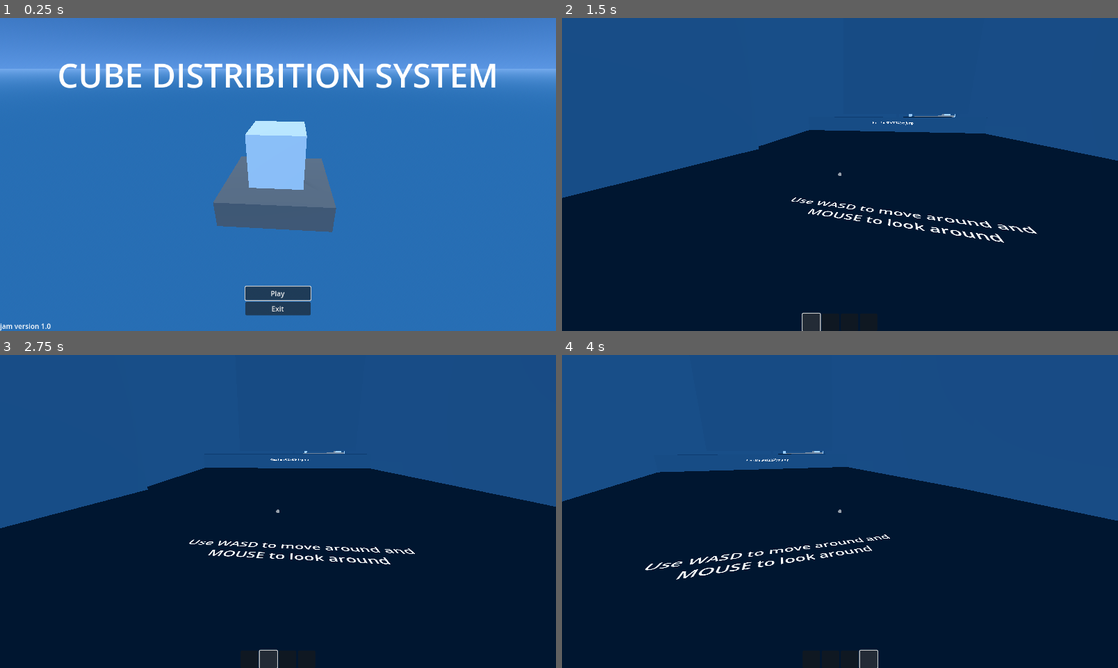
Above: before the commit, frames 1-4 (two rows, left to right).
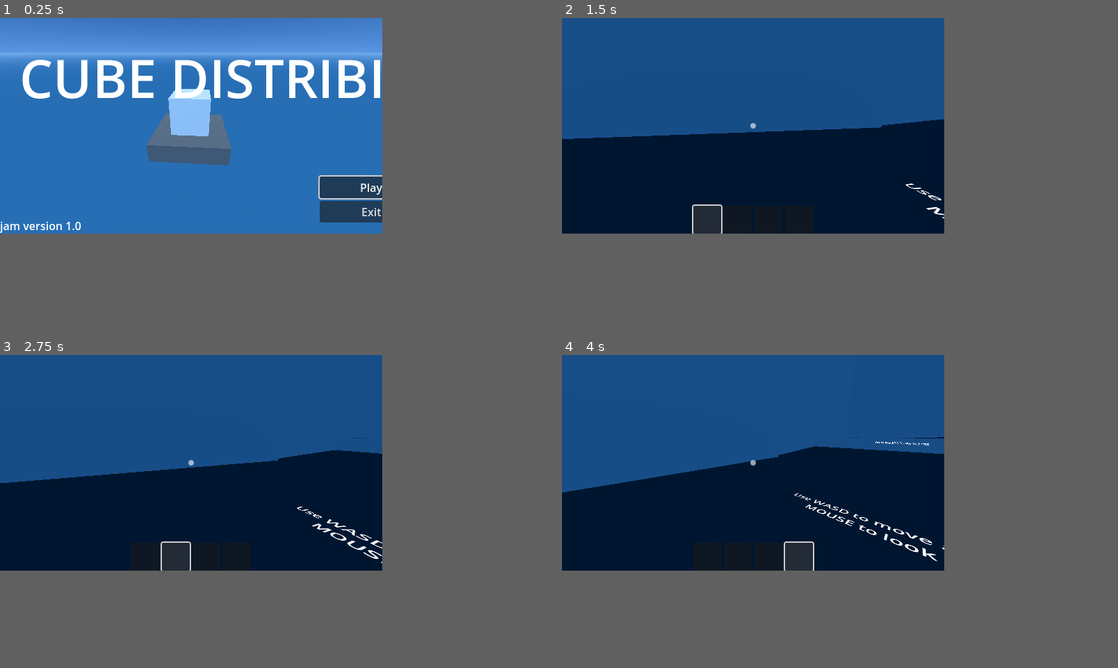
Above: after the commit, the same moments.

Repository: albert0zzz/Acerola-Jam-0-Entry
Game: Godot game, scene res://addons/Basic UI/main_menu.tscn
Same seed, same stepped clock (60 frames per second), same inputs: the game is played once before the commit and once after it.
Inputs (mouse positions are in pixels of both pictures, inside the frame that each line leads up to; where the layout moved, square brackets give the same spot in the first picture):
- Up to frame 1 (0.25 s): no input
- Up to frame 2 (1.5 s): click "Play" at 0.5 s; click (773, 312) [812, 321] at 1.25 s
- Up to frame 3 (2.75 s): click (255, 649) [266, 658] at 2 s
- Up to frame 4 (4 s): click (862, 649) [851, 658] at 2.75 s; click (906, 649) [867, 658] at 3.5 s
In our replay, the window is 800x450 before the commit and 550x310 after it. These sizes can differ from the game's own. Grey fills any space a smaller window leaves; there, only what the larger window draws over its background counts as a difference.

The runs differ from the first frame. In frame 1, 22% of the frame differs, in the area x 0-100%, y 0-100%; in frame 2, 19%; in frame 3, 19%; in frame 4, 19%.

Commit message:
update

Diff:
--- /dev/null
+++ b/blue_cube.tscn
@@ -0,0 +1,22 @@
+[gd_scene load_steps=5 format=3 uid="uid://bc3n64inmidt1"]
+
+[ext_resource type="Script" path="res://CubeBanner.gd" id="1_g2b22"]
+
+[sub_resource type="BoxShape3D" id="BoxShape3D_e5vpy"]
+
+[sub_resource type="StandardMaterial3D" id="StandardMaterial3D_filjm"]
+albedo_color = Color(0, 0.227451, 0.4, 1)
+
+[sub_resource type="BoxMesh" id="BoxMesh_utuoi"]
+material = SubResource("StandardMaterial3D_filjm")
+
+[node name="BlueCube" type="RigidBody3D"]
+script = ExtResource("1_g2b22")
+
+[node name="CollisionShape3D" type="CollisionShape3D" parent="."]
+shape = SubResource("BoxShape3D_e5vpy")
+
+[node name="MeshInstance3D" type="MeshInstance3D" parent="."]
+mesh = SubResource("BoxMesh_utuoi")
+
+[node name="Timer" type="Timer" parent="."]
--- /dev/null
+++ b/green_cube.tscn
@@ -0,0 +1,22 @@
+[gd_scene load_steps=5 format=3 uid="uid://ytey7shhnck0"]
+
+[ext_resource type="Script" path="res://CubeBanner.gd" id="1_gyxu0"]
+
+[sub_resource type="BoxShape3D" id="BoxShape3D_e5vpy"]
+
+[sub_resource type="StandardMaterial3D" id="StandardMaterial3D_61w6v"]
+albedo_color = Color(0.117647, 0.788235, 0.0705882, 1)
+
+[sub_resource type="BoxMesh" id="BoxMesh_wvfpf"]
+material = SubResource("StandardMaterial3D_61w6v")
+
+[node name="GreenCube" type="RigidBody3D"]
+script = ExtResource("1_gyxu0")
+
+[node name="CollisionShape3D" type="CollisionShape3D" parent="."]
+shape = SubResource("BoxShape3D_e5vpy")
+
+[node name="MeshInstance3D" type="MeshInstance3D" parent="."]
+mesh = SubResource("BoxMesh_wvfpf")
+
+[node name="Timer" type="Timer" parent="."]
--- a/project.godot
+++ b/project.godot
@@ -27,9 +27,8 @@
 
 [display]
 
-window/size/viewport_width=1280
-window/size/viewport_height=720
-window/size/mode=3
+window/size/viewport_width=550
+window/size/viewport_height=310
 
 [editor]
 
--- /dev/null
+++ b/red_cube.tscn
@@ -0,0 +1,22 @@
+[gd_scene load_steps=5 format=3 uid="uid://c75fln2sxu4si"]
+
+[ext_resource type="Script" path="res://CubeBanner.gd" id="1_fnerk"]
+
+[sub_resource type="BoxShape3D" id="BoxShape3D_e5vpy"]
+
+[sub_resource type="StandardMaterial3D" id="StandardMaterial3D_5ycvh"]
+albedo_color = Color(0.658824, 0, 0, 1)
+
+[sub_resource type="BoxMesh" id="BoxMesh_dh5wc"]
+material = SubResource("StandardMaterial3D_5ycvh")
+
+[node name="RedCube" type="RigidBody3D"]
+script = ExtResource("1_fnerk")
+
+[node name="CollisionShape3D" type="CollisionShape3D" parent="."]
+shape = SubResource("BoxShape3D_e5vpy")
+
+[node name="MeshInstance3D" type="MeshInstance3D" parent="."]
+mesh = SubResource("BoxMesh_dh5wc")
+
+[node name="Timer" type="Timer" parent="."]
--- a/scenes/level_1.tscn
+++ b/scenes/level_1.tscn
@@ -462,7 +462,6 @@
 Next_level = ExtResource("14_hef00")
 
 [node name="PauseMenu" parent="CanvasLayer" instance=ExtResource("2_xtyyw")]
-visible = false
 
 [connection signal="DroppedItem" from="Player" to="WhiteBox" method="_on_player_dropped_item"]
 [connection signal="PickedItem" from="Player" to="WhiteBox" method="_on_player_picked_item"]
--- a/scenes/level_3.tscn
+++ b/scenes/level_3.tscn
@@ -302,7 +302,6 @@
 Next_level = ExtResource("14_cfp71")
 
 [node name="PauseMenu" parent="CanvasLayer" instance=ExtResource("14_e0f5d")]
-visible = false
 
 [connection signal="DroppedItem" from="Player" to="WhiteBox" method="_on_player_dropped_item"]
 [connection signal="PickedItem" from="Player" to="WhiteBox" method="_on_player_picked_item"]
--- a/scenes/level_5.tscn
+++ b/scenes/level_5.tscn
@@ -14,6 +14,7 @@
 [ext_resource type="PackedScene" uid="uid://blxmfbmq0ynfu" path="res://citizen.tscn" id="12_ffb11"]
 [ext_resource type="Script" path="res://scenes/win_screen.gd" id="13_g6be6"]
 [ext_resource type="PackedScene" uid="uid://co2yscvyhngyb" path="res://addons/Basic UI/pause_menu.tscn" id="14_81ylp"]
+[ext_resource type="PackedScene" uid="uid://dcwajpwe2iivb" path="res://scenes/the_end.tscn" id="14_g1npq"]
 
 [sub_resource type="ProceduralSkyMaterial" id="ProceduralSkyMaterial_i72wu"]
 sky_top_color = Color(0.0901961, 0.247059, 0.427451, 1)
@@ -287,6 +288,7 @@
 grow_horizontal = 2
 grow_vertical = 2
 script = ExtResource("13_g6be6")
+Next_level = ExtResource("14_g1npq")
 
 [node name="ColorRect" type="ColorRect" parent="CanvasLayer/WinScreen"]
 layout_mode = 1
--- /dev/null
+++ b/white_cube.tscn
@@ -0,0 +1,22 @@
+[gd_scene load_steps=5 format=3 uid="uid://cokk73i3ahkol"]
+
+[ext_resource type="Script" path="res://CubeBanner.gd" id="1_2lwb8"]
+
+[sub_resource type="BoxShape3D" id="BoxShape3D_e5vpy"]
+
+[sub_resource type="StandardMaterial3D" id="StandardMaterial3D_5t0p3"]
+albedo_color = Color(0.658824, 0.658824, 0.658824, 1)
+
+[sub_resource type="BoxMesh" id="BoxMesh_81i0g"]
+material = SubResource("StandardMaterial3D_5t0p3")
+
+[node name="WhiteCube" type="RigidBody3D"]
+script = ExtResource("1_2lwb8")
+
+[node name="CollisionShape3D" type="CollisionShape3D" parent="."]
+shape = SubResource("BoxShape3D_e5vpy")
+
+[node name="MeshInstance3D" type="MeshInstance3D" parent="."]
+mesh = SubResource("BoxMesh_81i0g")
+
+[node name="Timer" type="Timer" parent="."]
Not shown: 1 places in scenes/level_5.tscn that only renumber resources
